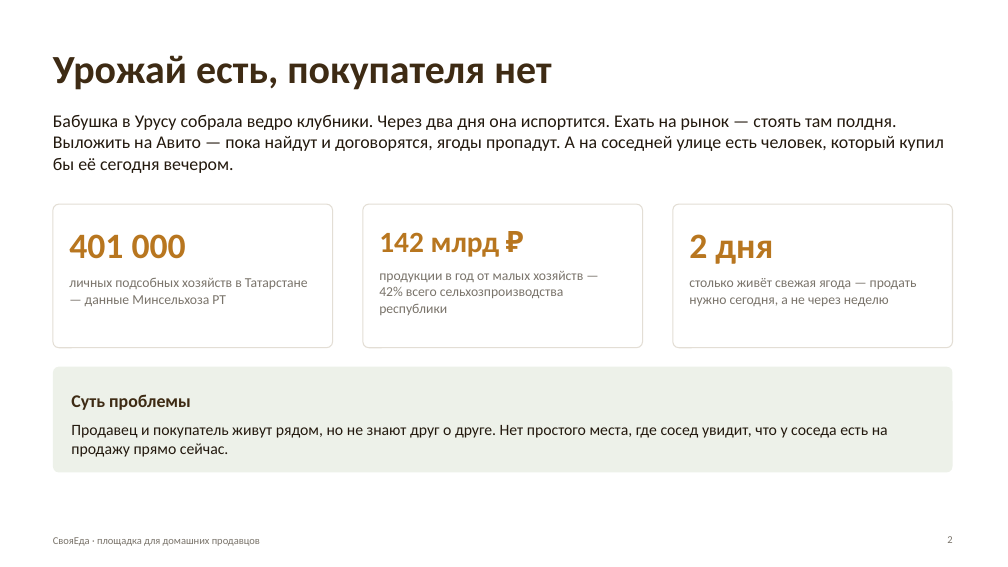
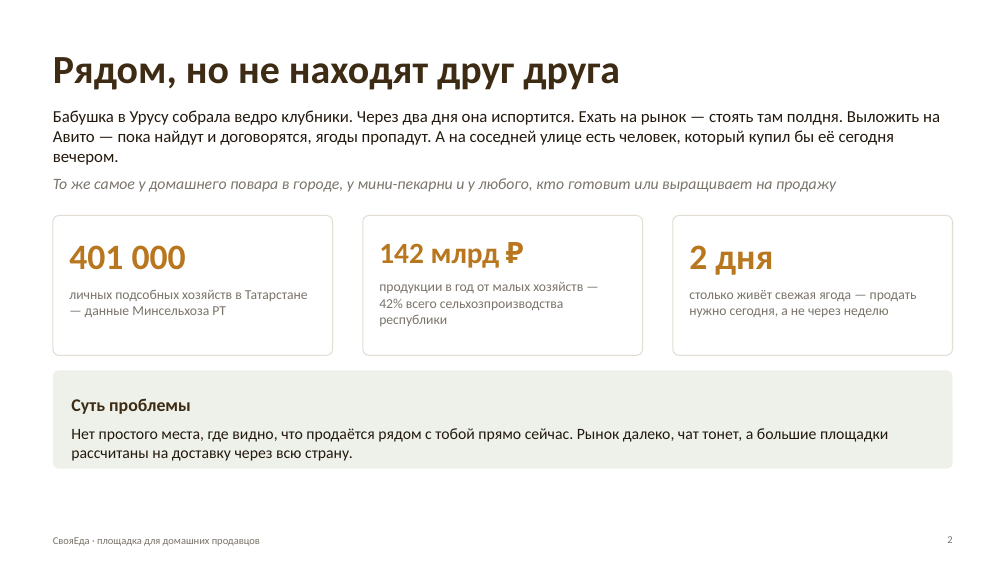
Before and after one commit to amirfazulen-byte/project, a slide deck: slide 2 of deck/СвояЕда.pptx. Drawn at 1008x567 pixels with LibreOffice and Linux fonts; fonts in the diff are those of the drawing. Boxes give left, top, right and bottom in pixels: in the first picture for what was removed or moved away, otherwise in the second. Text is boxed around its words. In the diff, an @@ line names an element or a change of style, - is before the commit and + after.

```diff
--- a/deck/СвояЕда.pptx
+++ b/deck/СвояЕда.pptx
@@ text at bbox=[53, 57, 620, 90]: text changed @@
-Урожай есть, покупателя нет
+Рядом, но не находят друг друга
@@ text "Бабушка в Урусу собрала ведро ..." at bbox=[53, 110, 940, 165]: size 17 to 16 pt @@
@@ text added at bbox=[53, 178, 836, 192], 15 pt, text #7A746B, italic @@
+То же самое у домашнего повара в городе, у мини-пекарни и у любого, кто готовит или выращивает на продажу
@@ rounded rectangle "401 000": place and size @@
-rounded rectangle "401 000" at bbox=[53, 204, 333, 348]
+rounded rectangle "401 000" at bbox=[53, 216, 333, 355]
@@ rounded rectangle "142 млрд ₽": place and size @@
-rounded rectangle "142 млрд ₽" at bbox=[363, 204, 643, 348]
+rounded rectangle "142 млрд ₽" at bbox=[363, 216, 643, 355]
@@ rounded rectangle "2 дня": place and size @@
-rounded rectangle "2 дня" at bbox=[673, 204, 953, 348]
+rounded rectangle "2 дня" at bbox=[673, 216, 953, 355]
@@ proportions changed in 4 elements at bbox=[53, 216, 333, 355], bbox=[363, 216, 643, 355], bbox=[673, 216, 953, 355], bbox=[53, 371, 953, 469] @@
@@ rounded rectangle "Суть проблемы": place and size @@
-rounded rectangle "Суть проблемы" at bbox=[53, 367, 953, 473]
+rounded rectangle "Суть проблемы" at bbox=[53, 371, 953, 469]
@@ text in rounded rectangle at bbox=[71, 428, 888, 461]: text changed @@
-Продавец и покупатель живут рядом, но не знают друг о друге. Нет простого места, где сосед увидит, что у соседа есть на продажу прямо сейчас.
+Нет простого места, где видно, что продаётся рядом с тобой прямо сейчас. Рынок далеко, чат тонет, а большие площадки рассчитаны на доставку через всю страну.
```
Also in this commit, not shown: 2 other slides changed, 4 other files.
